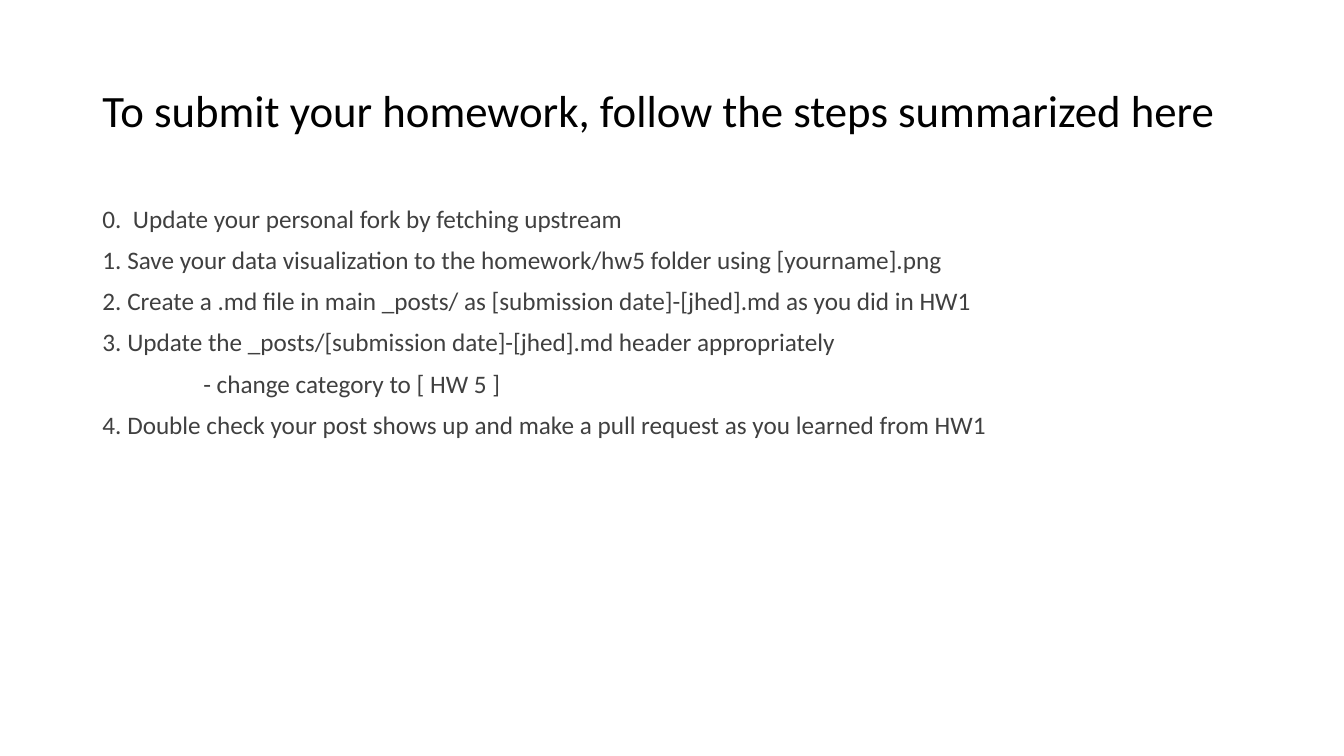
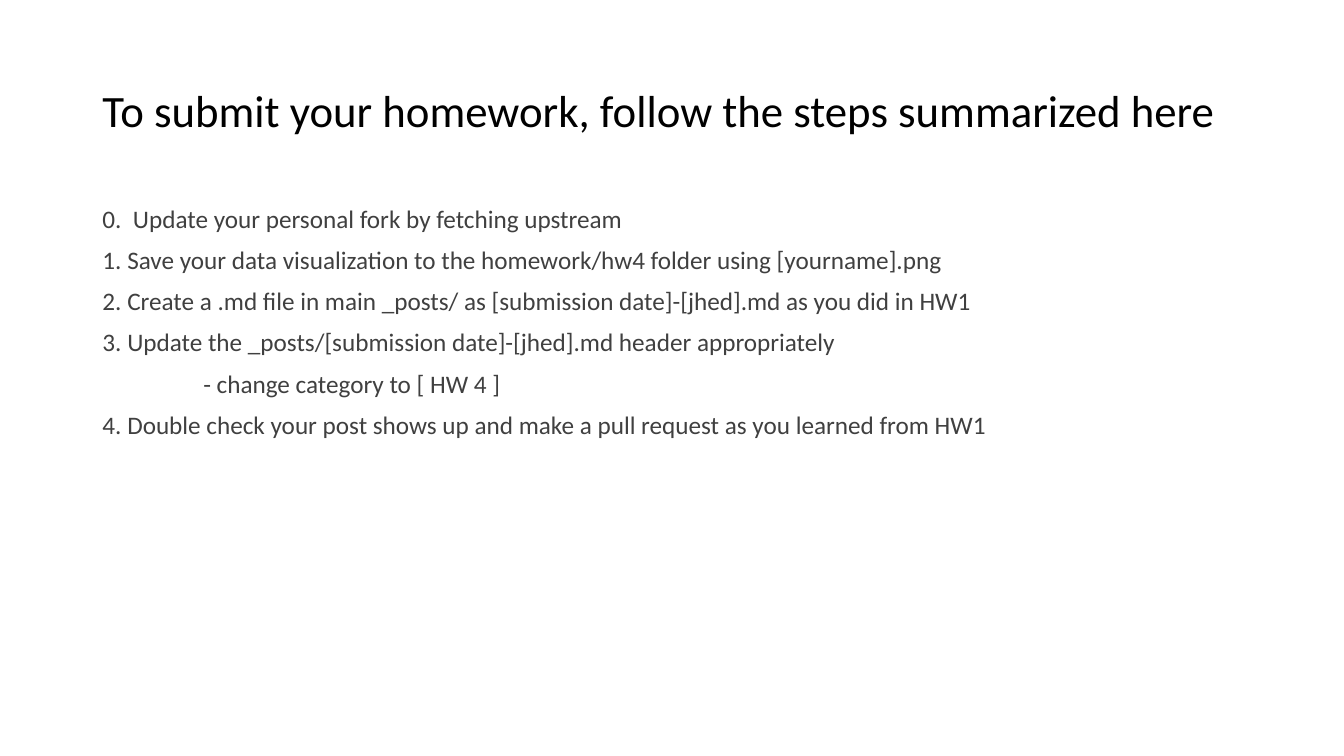
Before and after one commit to JEFworks-Lab/genomic-data-visualization-2025, a slide deck: slide 4 of resources/hw/genomic-data-visualization-HW_4.pptx. Drawn at 1344x756 pixels with LibreOffice and Linux fonts; fonts in the diff are those of the drawing. Boxes give left, top, right and bottom in pixels: in the first picture for what was removed or moved away, otherwise in the second. Text is boxed around its words. In the diff, an @@ line names an element or a change of style, - is before the commit and + after.

Commit message:
edit hw4 location and slides

```diff
--- a/resources/hw/genomic-data-visualization-HW_4.pptx
+++ b/resources/hw/genomic-data-visualization-HW_4.pptx
@@ text at (x1=102, y1=251, x2=941, y2=274): text changed @@
-1. Save your data visualization to the homework/hw5 folder using [yourname].png
+1. Save your data visualization to the homework/hw4 folder using [yourname].png
@@ text at (x1=217, y1=375, x2=487, y2=398): text changed @@
-- change category to [ HW 5 ]
+- change category to [ HW 4 ]
```
Also in this commit, not shown: 1 other file.
